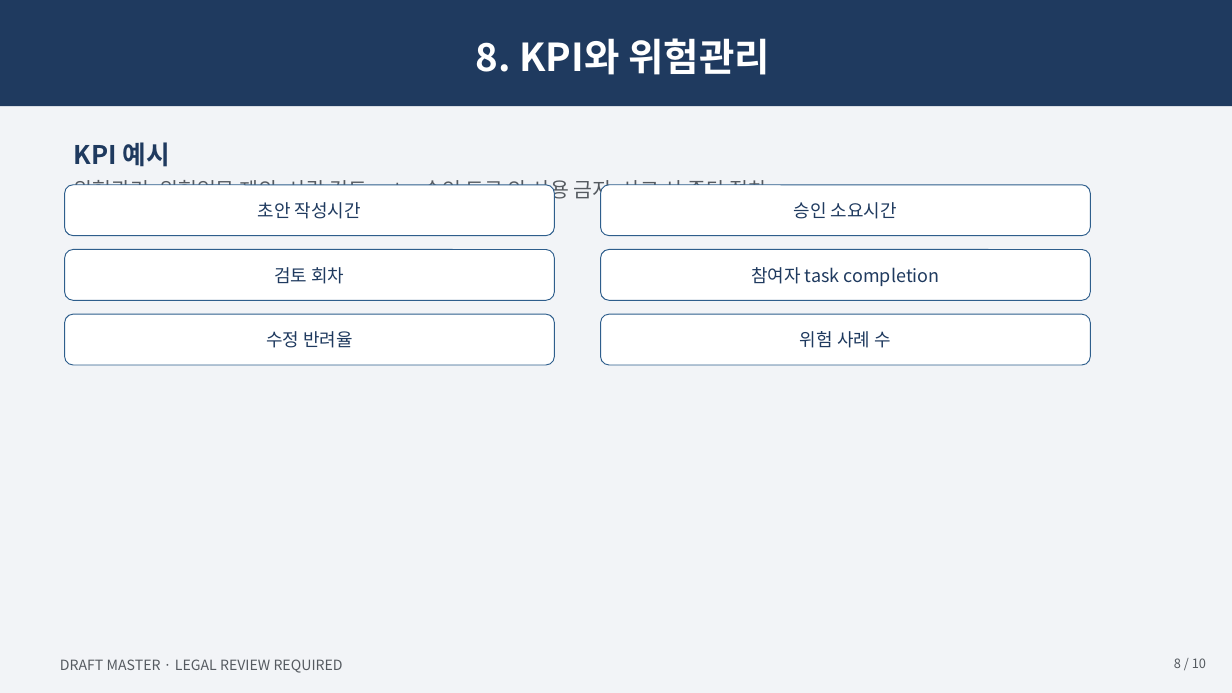
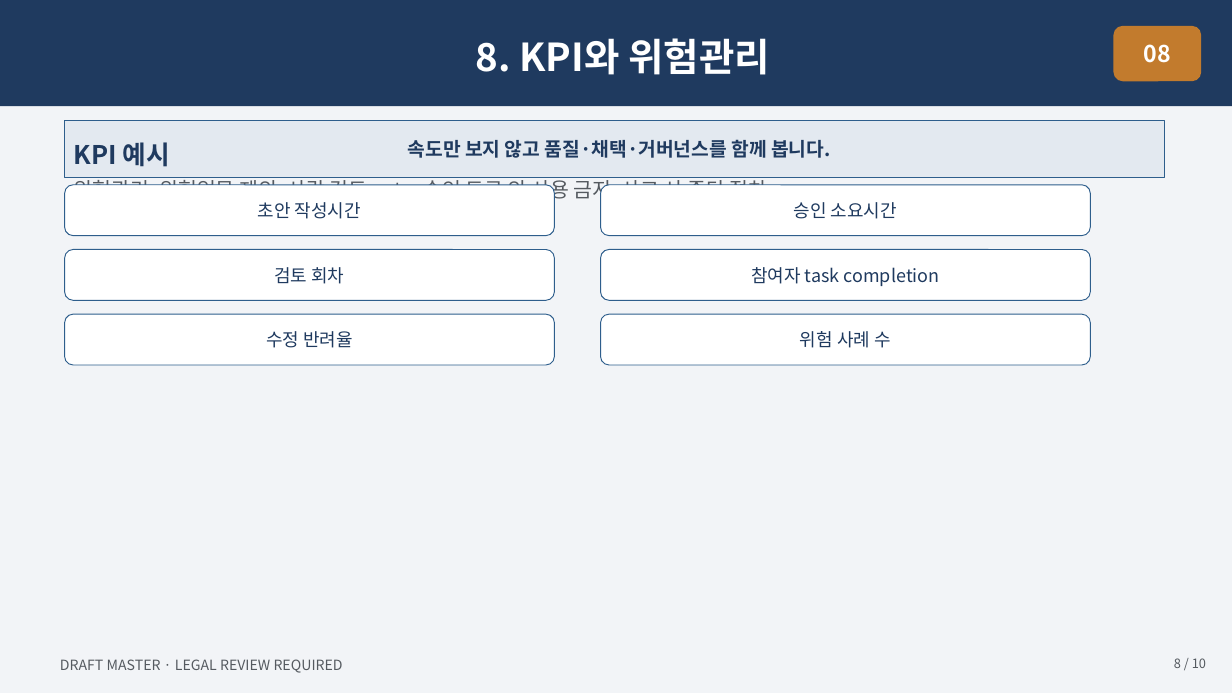
Before and after one commit to skerishKang/ai-revenue-lab, a slide deck: slide 8 of docs/commercial/business-35-ai-media-education-dx/customer-package/Business35_Master_Proposal_10p.pptx. Drawn at 1232x693 pixels with LibreOffice and Linux fonts; fonts in the diff are those of the drawing. Boxes give left, top, right and bottom in pixels: in the first picture for what was removed or moved away, otherwise in the second. Text is boxed around its words. In the diff, an @@ line names an element or a change of style, - is before the commit and + after.

```diff
--- a/docs/commercial/business-35-ai-media-education-dx/customer-package/Business35_Master_Proposal_10p.pptx
+++ b/docs/commercial/business-35-ai-media-education-dx/customer-package/Business35_Master_Proposal_10p.pptx
@@ rounded rectangle added at (1114,26,1202,81), fill #C27B2D, 18 pt, text #FFFFFF, bold @@
+08
@@ rectangle added at (65,120,1165,177), fill #E3E9F0, outline #2E5E8C 0.75 pt, 15 pt, text #1F3A5F, bold @@
+속도만 보지 않고 품질·채택·거버넌스를 함께 봅니다.
```
Also in this commit, not shown: 9 other slides changed, 19 other files.
